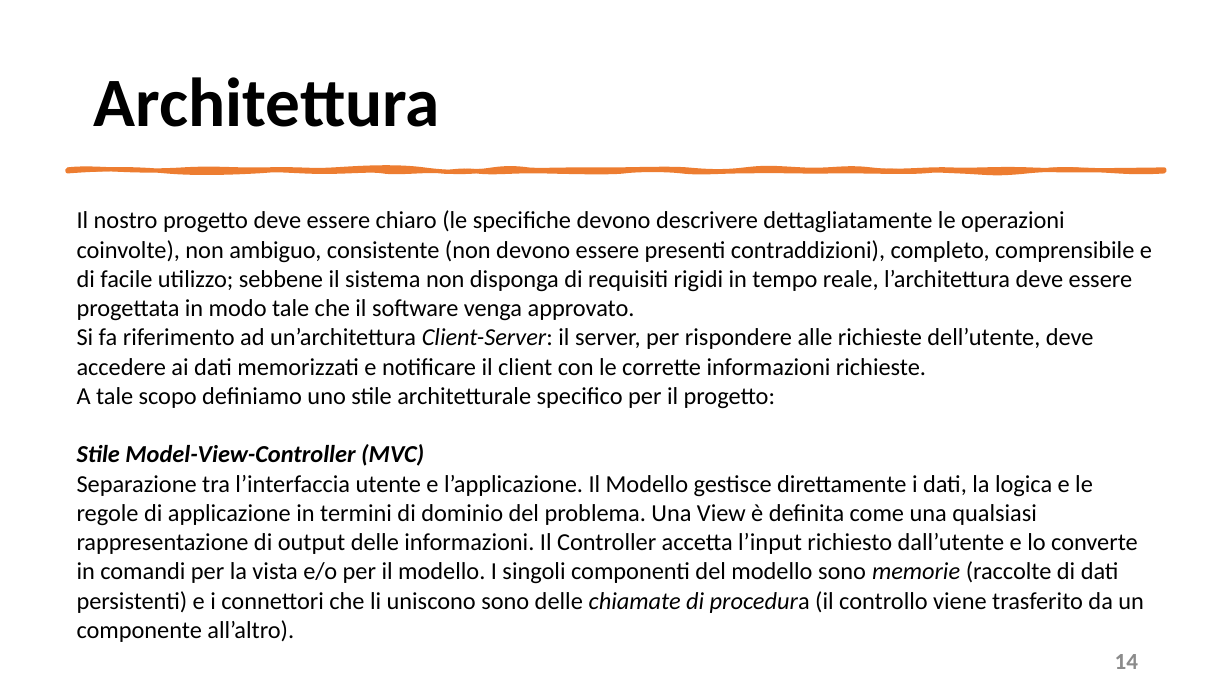
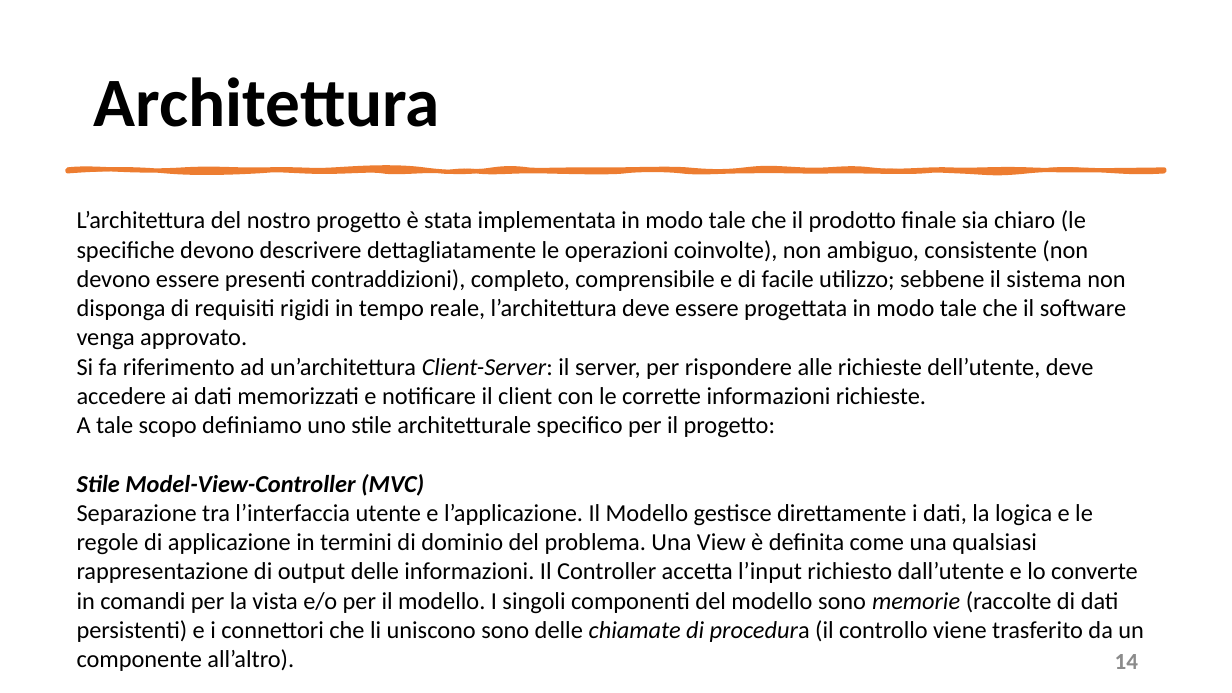
Before and after one commit to mangilimatteo/Progetto_Ingegneria_Software_Cattaneo_Mangili_Saini, a slide deck: slide 14 of Presentazione/Presentazione_Progetto.pptx. Drawn at 1232x693 pixels with LibreOffice and Linux fonts; fonts in the diff are those of the drawing. Boxes give left, top, right and bottom in pixels: in the first picture for what was removed or moved away, otherwise in the second. Text is boxed around its words. In the diff, an @@ line names an element or a change of style, - is before the commit and + after.

Commit message:
Update Presentazione Progetto
Pattern

```diff
--- a/Presentazione/Presentazione_Progetto.pptx
+++ b/Presentazione/Presentazione_Progetto.pptx
@@ text at (x1=77, y1=210, x2=1126, y2=350): text changed @@
-Il nostro progetto deve essere chiaro (le specifiche devono descrivere dettagliatamente le operazioni coinvolte), non ambiguo, consistente (non devono essere presenti contraddizioni), completo, comprensibile e di facile utilizzo; sebbene il sistema non disponga di requisiti rigidi in tempo reale, l’architettura deve essere progettata in modo tale che il software venga approvato.
+L’architettura del nostro progetto è stata implementata in modo tale che il prodotto finale sia chiaro (le specifiche devono descrivere dettagliatamente le operazioni coinvolte), non ambiguo, consistente (non devono essere presenti contraddizioni), completo, comprensibile e di facile utilizzo; sebbene il sistema non disponga di requisiti rigidi in tempo reale, l’architettura deve essere progettata in modo tale che il software venga approvato.
```
Also in this commit, not shown: 5 other slides changed.
